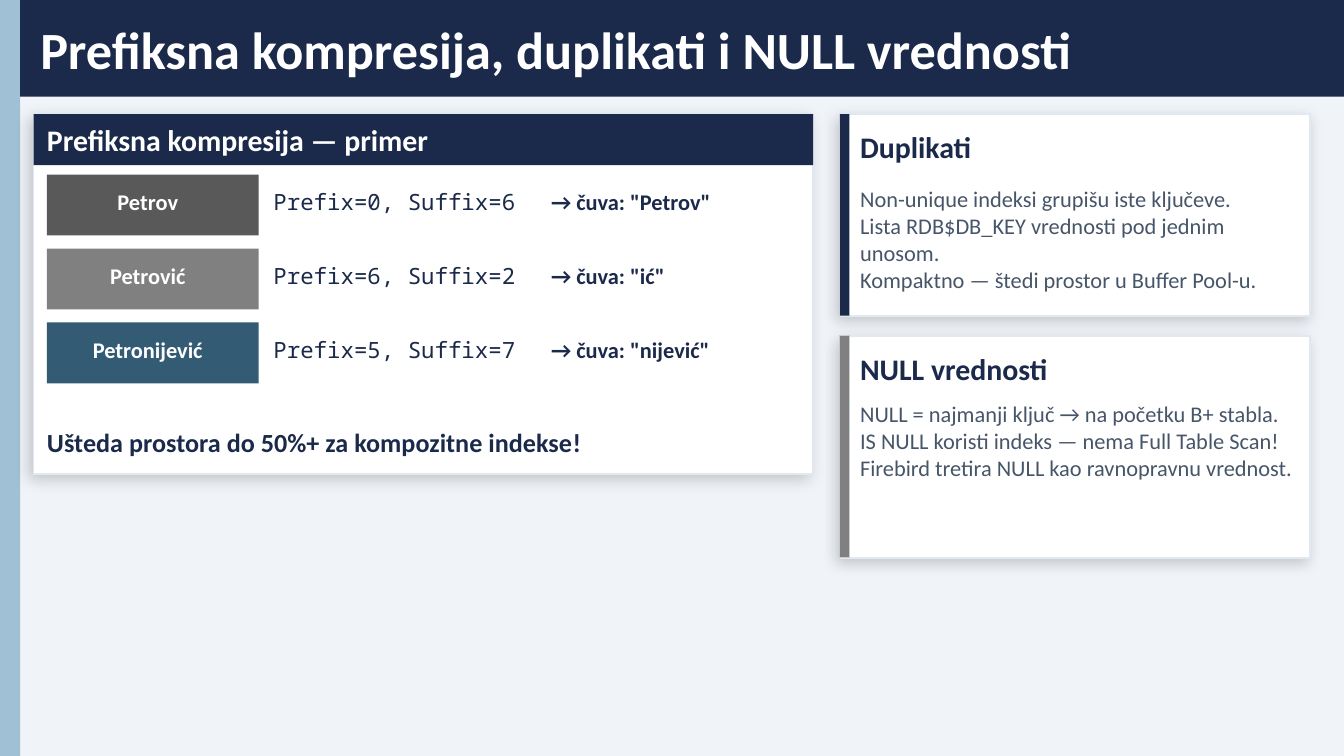
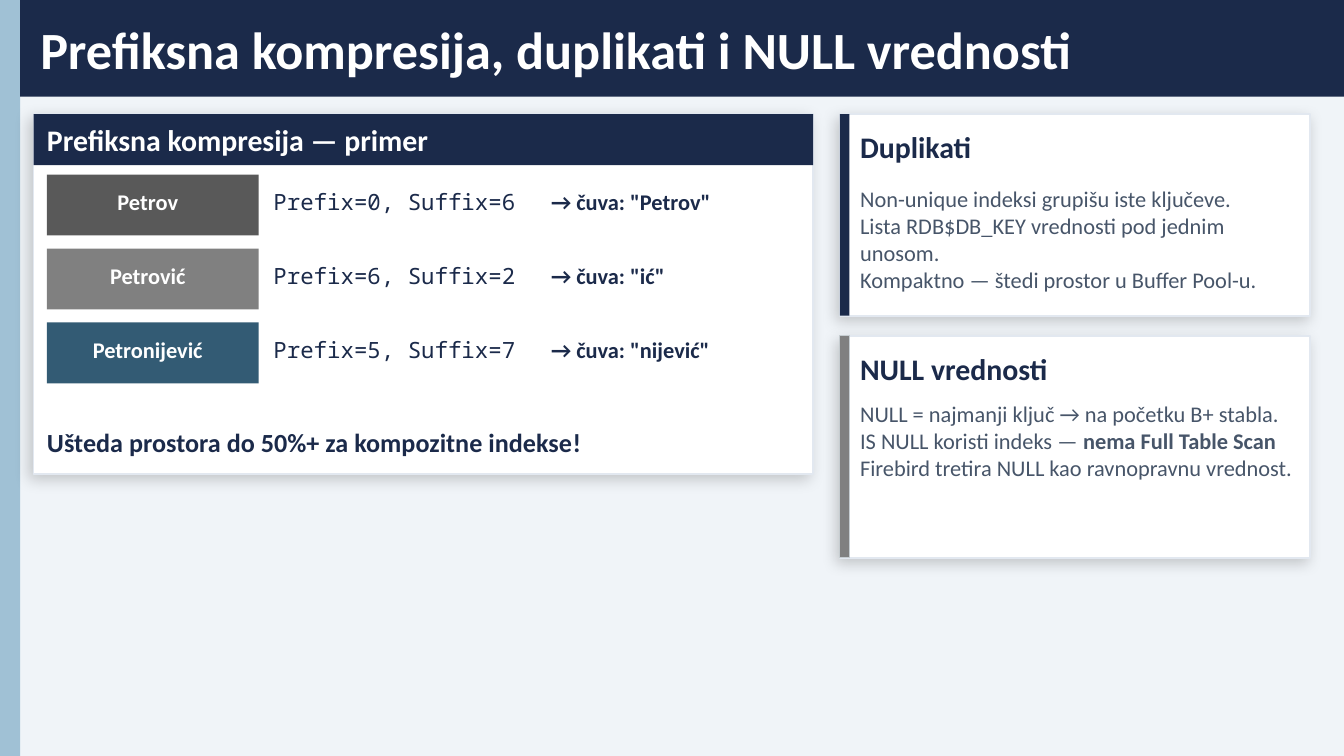
Before and after one commit to jefimija-stamenovic/subp, a slide deck: slide 8 of seminarski-1/Interna struktura i organizacija indeksa u Firebird bazi podataka.pptx. Drawn at 1344x756 pixels with LibreOffice and Linux fonts; fonts in the diff are those of the drawing. Boxes give left, top, right and bottom in pixels: in the first picture for what was removed or moved away, otherwise in the second. Text is boxed around its words. In the diff, an @@ line names an element or a change of style, - is before the commit and + after.

```diff
--- a/seminarski-1/Interna struktura i organizacija indeksa u Firebird bazi podataka.pptx
+++ b/seminarski-1/Interna struktura i organizacija indeksa u Firebird bazi podataka.pptx
@@ text at (x1=860, y1=433, x2=1276, y2=449): text changed @@
-IS NULL koristi indeks — nema Full Table Scan!
+IS NULL koristi indeks — nema Full Table Scan
```
Also in this commit, not shown: 6 other slides changed, 2 other files.
